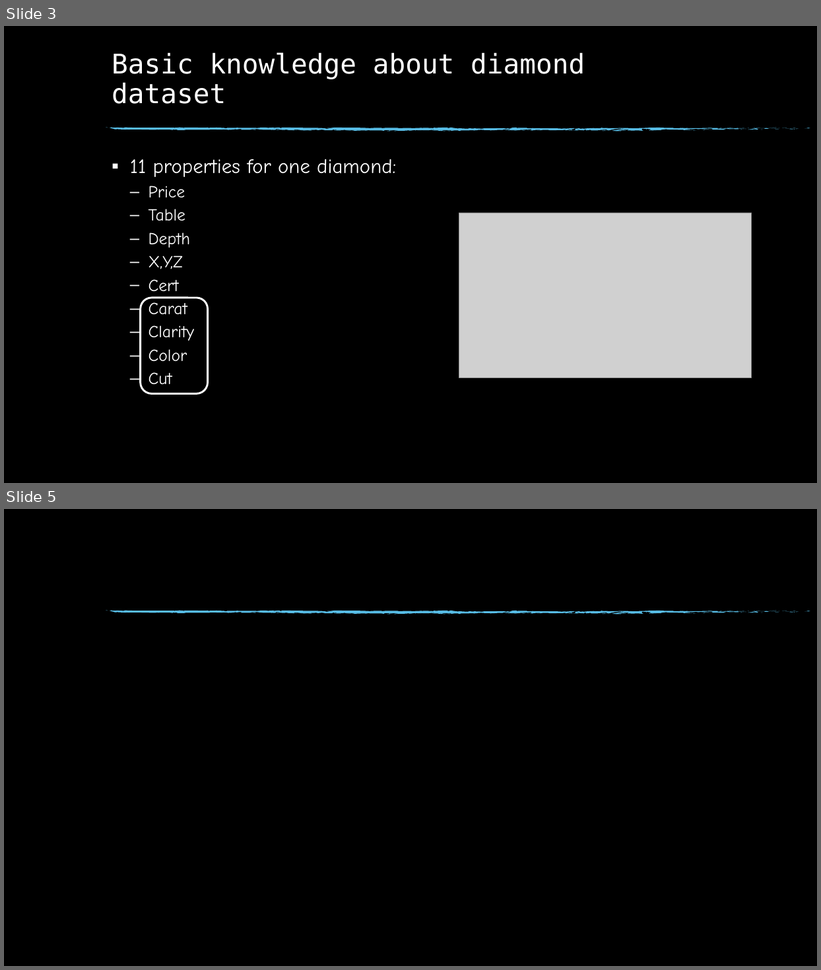
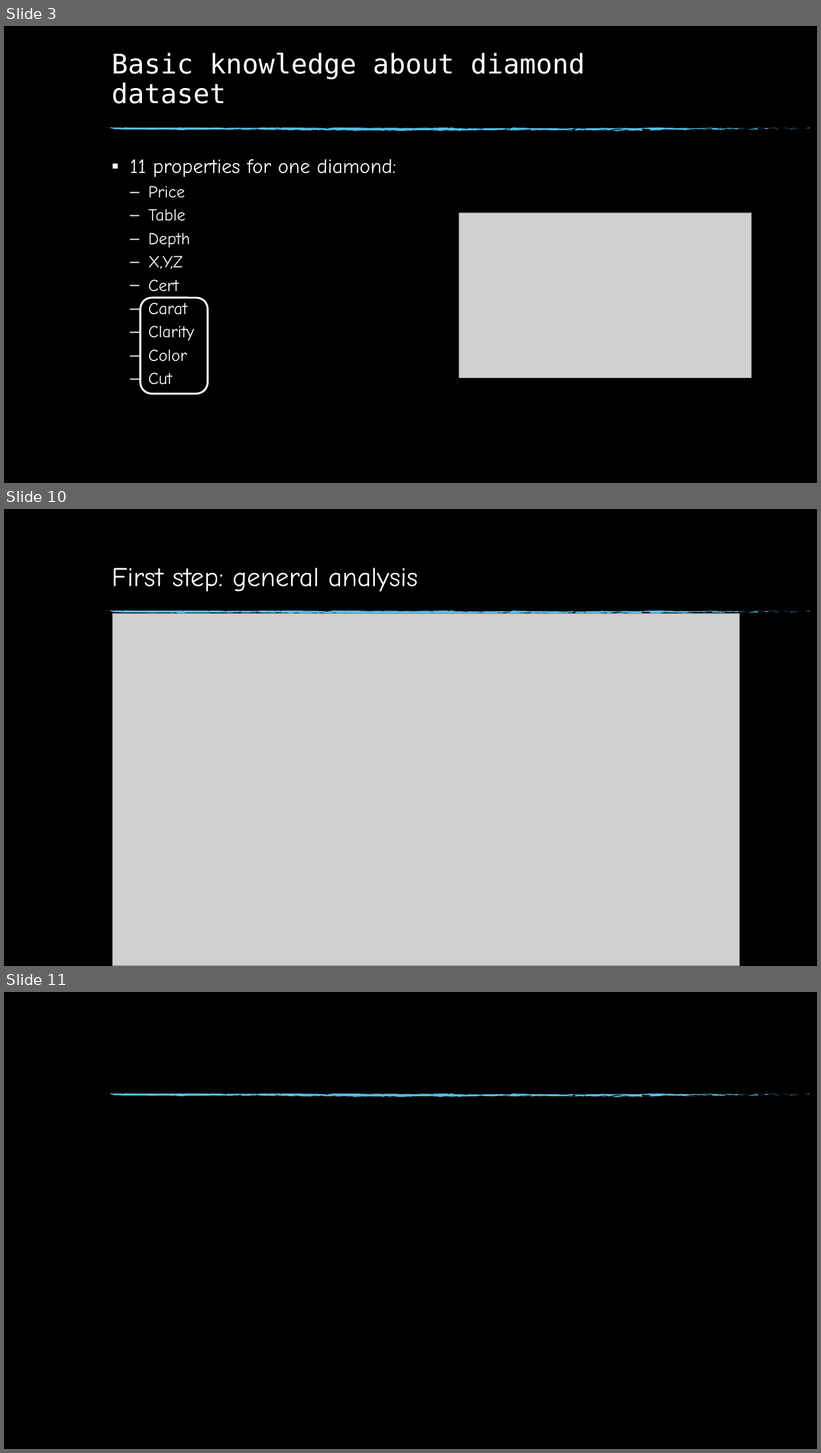
Before and after one commit to git874997967/graduate, a slide deck: diamonds.pptx. Shown one above the other, each under a label of ours: slides 3 and 5 before the commit, slides 3, 10 and 11 after it; the slides between them are not shown. The pictures are 821x970 and 821x1453 pixels, drawn with LibreOffice and Linux fonts; fonts in the diff are those of the drawing; grey boxes stand for pictures; background and template pictures are left out. Boxes give left, top, right and bottom in pixels: in the first picture for what was removed or moved away, otherwise in the second. Text is boxed around its words. In the diff, an @@ line names an element or a change of style, - is before the commit and + after.

```diff
--- a/diamonds.pptx
+++ b/diamonds.pptx
@@ slide 10 added at (4,509,817,966), background picture (left out); not listed: 74 template elements that a slide beside it also shows @@
@@ title added at (112,568,418,591), 32 pt, text #FFFFFF @@
+First step: general analysis
@@ picture added at (113,614,740,966) @@
@@ what was slide 5 is now slide 11 @@
```
Also in this commit, not shown: 2 slides changed, 5 other slides added, 1 other file.
